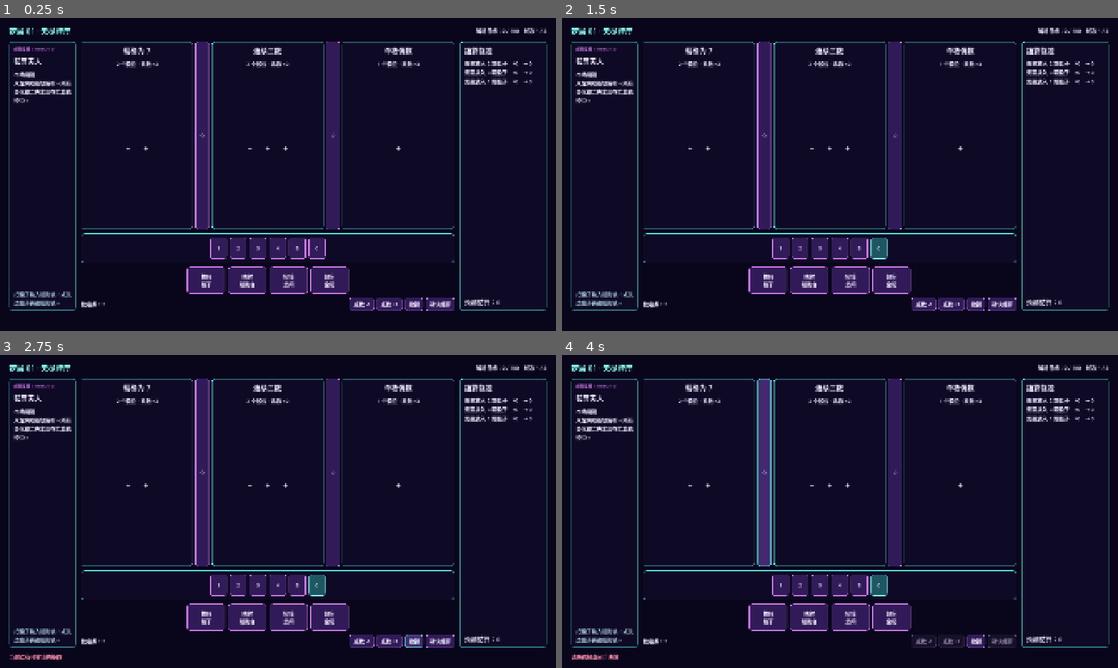
Above: before the commit, frames 1-4 (two rows, left to right).
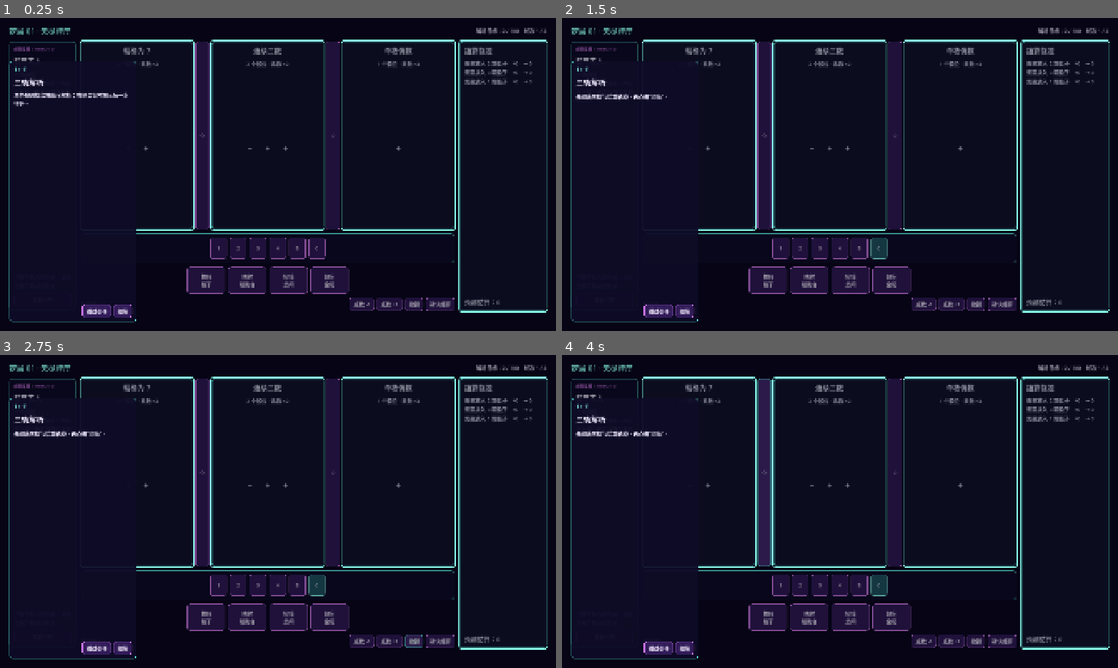
Above: after the commit, the same moments.

Repository: ljq0421/ProjectJoker
Game: Godot game, scene res://scenes/run/single_encounter_screen.tscn
Two runs of this game, one before a commit and one after it. Both use one fixed random seed, a clock stepped at 60 frames per second and the inputs below.
Inputs (mouse positions are in pixels of both pictures, inside the frame that each line leads up to):
- Up to frame 1 (0.25 s): no input
- Up to frame 2 (1.5 s): click (606, 299) at 0.5 s, where only the run after the commit has a clickable "重看引导"; click "6" at 1.25 s
- Up to frame 3 (2.75 s): click "撤销" at 2 s
- Up to frame 4 (4 s): click "确认结算" at 2.75 s; click "◇" at 3.5 s

The runs differ from the first frame. In frame 1, 14% of the frame differs, in the area x 1-99%, y 3-98%; in frame 2, 14%; in frame 3, 14%; in frame 4, 14%.

Commit message:
feat: connect onboarding to encounter actions

Diff:
--- a/scenes/run/single_encounter_screen.tscn
+++ b/scenes/run/single_encounter_screen.tscn
@@ -1,10 +1,11 @@
-[gd_scene load_steps=6 format=3]
+[gd_scene load_steps=7 format=3]
 
 [ext_resource type="Script" path="res://scripts/ui/single_encounter_screen.gd" id="1"]
 [ext_resource type="Theme" path="res://resources/themes/neon_dream_theme.tres" id="2"]
 [ext_resource type="PackedScene" path="res://scenes/components/rule_lane.tscn" id="3"]
 [ext_resource type="PackedScene" path="res://scenes/components/resolution_panel.tscn" id="4"]
 [ext_resource type="Script" path="res://scripts/ui/dice_tray.gd" id="5"]
+[ext_resource type="PackedScene" path="res://scenes/components/single_encounter_tutorial.tscn" id="6"]
 
 [node name="SingleEncounterScreen" type="Control"]
 layout_mode = 3
@@ -93,6 +94,12 @@
 autowrap_mode = 2
 theme_override_colors/font_color = Color(0.66, 0.78, 0.84, 1)
 
+[node name="ReplayTutorialButton" type="Button" parent="SafeArea/RootColumn/Body/DealerPanel/DealerCopy"]
+unique_name_in_owner = true
+layout_mode = 2
+text = "重看引导"
+tooltip_text = "重置当前教学局并重新开始引导"
+
 [node name="Center" type="VBoxContainer" parent="SafeArea/RootColumn/Body"]
 layout_mode = 2
 size_flags_horizontal = 3
@@ -190,3 +197,7 @@
 text = ""
 autowrap_mode = 2
 theme_override_colors/font_color = Color(1, 0.55, 0.66, 1)
+
+[node name="SingleEncounterTutorial" parent="." instance=ExtResource("6")]
+unique_name_in_owner = true
+layout_mode = 1
--- a/scripts/ui/single_encounter_screen.gd
+++ b/scripts/ui/single_encounter_screen.gd
@@ -1,9 +1,15 @@
 class_name SingleEncounterScreen
 extends Control
+
+signal view_refreshed
+signal ui_action_accepted(action: StringName, payload: Dictionary)
 
 const DIE_SCENE = preload("res://scenes/components/die_token.tscn")
 const CARD_SCENE = preload("res://scenes/components/card_token.tscn")
 const TARGET_TINT := Color(0.68, 1.0, 0.96, 1.0)
+
+@export var tutorial_auto_start: bool = true
+@export var tutorial_config_path: String = "user://onboarding.cfg"
 
 @onready var lanes: Array[RuleLane] = [%LeftLane, %MiddleLane, %RightLane]
 @onready var dice_tray: DiceTray = %DiceTray
@@ -12,6 +18,7 @@
 @onready var error_label: Label = %ErrorLabel
 @onready var calibration_label: Label = %CalibrationLabel
 @onready var confirm_button: Button = %ConfirmButton
+@onready var tutorial: SingleEncounterTutorial = %SingleEncounterTutorial
 
 var session: SingleEncounterSession
 
@@ -33,6 +40,11 @@
 	%UndoButton.pressed.connect(_on_undo_pressed)
 	confirm_button.pressed.connect(_on_confirm_pressed)
 	refresh_from_session()
+	tutorial.configure(self, TutorialProgressStore.new(tutorial_config_path))
+	tutorial.persistence_warning.connect(_on_tutorial_persistence_warning)
+	%ReplayTutorialButton.pressed.connect(start_tutorial_replay)
+	if tutorial_auto_start:
+		tutorial.call_deferred("maybe_start")
 
 func refresh_from_session() -> void:
 	var state := session.controller.state
@@ -87,6 +99,57 @@
 	confirm_button.disabled = session.controller.committed
 	%MinusButton.disabled = session.controller.committed or state.calibration_points <= 0
 	%PlusButton.disabled = session.controller.committed or state.calibration_points <= 0
+	view_refreshed.emit()
+
+func reset_teaching_encounter() -> void:
+	session = SingleEncounterSession.new(
+		SingleEncounterFixture.make_state(),
+		SingleEncounterFixture.make_encounter(),
+		SingleEncounterFixture.make_hand()
+	)
+	refresh_from_session()
+
+func start_tutorial_replay() -> void:
+	tutorial.start(true)
+
+func find_tutorial_target(spec: Dictionary) -> Control:
+	match spec.get("kind"):
+		&"die":
+			for node in find_children("*", "Button", true, false):
+				if (
+					node is DieToken
+					and not node.is_queued_for_deletion()
+					and node.die_id == spec.get("id")
+				):
+					return node
+		&"card":
+			for node in find_children("*", "Button", true, false):
+				if (
+					node is CardToken
+					and not node.is_queued_for_deletion()
+					and node.card_index == spec.get("id")
+				):
+					return node
+		&"lane":
+			var lane_by_id := {
+				&"left": %LeftLane,
+				&"middle": %MiddleLane,
+				&"right": %RightLane,
+			}
+			return lane_by_id.get(spec.get("id"))
+		&"control":
+			return get_node_or_null(NodePath("%" + String(spec.get("id"))))
+	return null
+
+func _tutorial_allows(action: StringName, payload: Dictionary) -> bool:
+	return tutorial == null or tutorial.allows(action, payload)
+
+func _record_tutorial_action(action: StringName, payload: Dictionary) -> void:
+	ui_action_accepted.emit(action, payload)
+
+func _on_tutorial_persistence_warning(message: String) -> void:
+	session.last_error = message
+	error_label.text = message
 
 func _selected_card_target_type() -> int:
 	if session.selection.kind != InteractionState.Kind.CARD:
@@ -100,40 +163,98 @@
 	return false
 
 func _on_die_activated(die_id: StringName) -> void:
-	session.activate_die(die_id)
+	var action := &"select_die"
+	var payload := {"die_id": die_id}
+	if session.selection.kind == InteractionState.Kind.CARD:
+		action = &"card_die"
+		payload["card_index"] = session.selection.card_index
+	if not _tutorial_allows(action, payload):
+		return
+	if session.activate_die(die_id):
+		_record_tutorial_action(action, payload)
 	refresh_from_session()
 
 func _on_card_activated(card_index: int) -> void:
-	session.activate_card(card_index)
+	var card := session.hand[card_index]
+	var action := (
+		&"card_global"
+		if card.target_type == CardDefinition.TargetType.GLOBAL
+		else &"select_card"
+	)
+	var payload := {"card_index": card_index}
+	if not _tutorial_allows(action, payload):
+		return
+	if session.activate_card(card_index):
+		_record_tutorial_action(action, payload)
 	refresh_from_session()
 
 func _on_lane_activated(table_id: StringName) -> void:
-	session.activate_table(table_id)
+	var action := &"click_assign"
+	var payload: Dictionary
+	if session.selection.kind == InteractionState.Kind.DIE:
+		payload = {"die_id": session.selection.die_id, "table_id": table_id}
+	elif session.selection.kind == InteractionState.Kind.CARD:
+		action = &"card_table"
+		payload = {"card_index": session.selection.card_index, "table_id": table_id}
+	else:
+		payload = {"table_id": table_id}
+	if not _tutorial_allows(action, payload):
+		return
+	if session.activate_table(table_id):
+		_record_tutorial_action(action, payload)
 	refresh_from_session()
 
 func _on_die_drop_requested(die_id: StringName, table_id: StringName) -> void:
-	session.assign_dropped_die(die_id, table_id)
+	var payload := {"die_id": die_id, "table_id": table_id}
+	if not _tutorial_allows(&"drag_assign", payload):
+		return
+	if session.assign_dropped_die(die_id, table_id):
+		_record_tutorial_action(&"drag_assign", payload)
 	refresh_from_session()
 
 func _on_die_return_requested(die_id: StringName) -> void:
-	session.return_die_to_tray(die_id)
+	var payload := {"die_id": die_id}
+	if not _tutorial_allows(&"return_die", payload):
+		return
+	if session.return_die_to_tray(die_id):
+		_record_tutorial_action(&"return_die", payload)
 	refresh_from_session()
 
 func _on_gap_activated(left_id: StringName, right_id: StringName) -> void:
-	session.activate_gap(left_id, right_id)
+	var payload := {
+		"card_index": session.selection.card_index,
+		"left_id": left_id,
+		"right_id": right_id,
+	}
+	if not _tutorial_allows(&"card_gap", payload):
+		return
+	if session.activate_gap(left_id, right_id):
+		_record_tutorial_action(&"card_gap", payload)
 	refresh_from_session()
 
 func _on_calibrate_pressed(delta: int) -> void:
 	if session.selection.kind != InteractionState.Kind.DIE:
 		session.last_error = "请先选择一颗骰子"
-	else:
-		session.calibrate_die(session.selection.die_id, delta)
+		refresh_from_session()
+		return
+	var payload := {"die_id": session.selection.die_id, "delta": delta}
+	if not _tutorial_allows(&"calibrate", payload):
+		return
+	if session.calibrate_die(session.selection.die_id, delta):
+		_record_tutorial_action(&"calibrate", payload)
 	refresh_from_session()
 
 func _on_undo_pressed() -> void:
-	session.undo()
+	if not _tutorial_allows(&"undo", {}):
+		return
+	if session.undo():
+		_record_tutorial_action(&"undo", {})
 	refresh_from_session()
 
 func _on_confirm_pressed() -> void:
-	session.commit()
-	refresh_from_session()
+	if not _tutorial_allows(&"commit", {}):
+		return
+	var report := session.commit()
+	if report.valid and session.controller.committed:
+		_record_tutorial_action(&"commit", {})
+	refresh_from_session()
